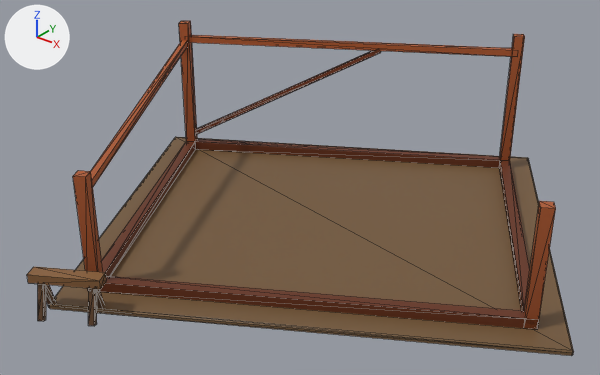
The glTF model art/models/site_large.glb: old version first, new version second.
The view is the same before and after, from a camera (50 mm lens) standing at (1.211, -1.638, 1.093) and looking at (-0.025, -0.093, 0.135). Every picture has the same lights, and +X, +Y and +Z are marked at upper left. The picture after the commit comes second. Mesh edges are drawn as thin lines. Vertices at exactly the same position are counted once.

The first picture shows 'site_large'.
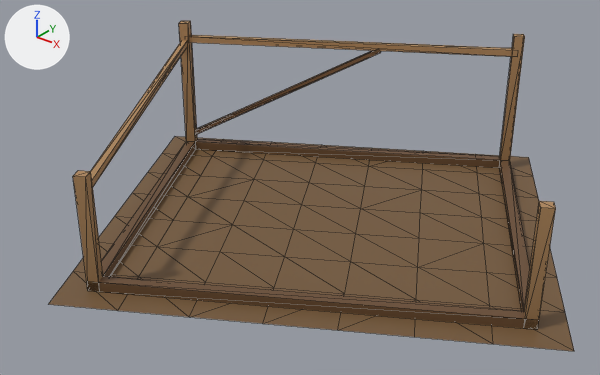
What the commit changed:
me_site_large is used by ob_site_large; location (0.0, 0.0, 0.0).
me_site_large had 128 vertices, 222 faces and spanned x -0.77..0.77, y -0.79..0.74, z 0.0..0.43.
me_site_large now has 132 vertices, 230 faces and spans x -0.77..0.77, y -0.74..0.74, z 0.01..0.43.
me_site_large part 1: the loose piece of 8 vertices spanning x -0.26..-0.23, y -0.76..-0.72, z 0.0..0.09 is deleted.
me_site_large part 2: the loose piece of 8 vertices spanning x -0.15..-0.11, y -0.73..-0.68, z 0.0..0.09 is deleted.
me_site_large part 3: the loose piece of 8 vertices spanning x -0.16..-0.13, y -0.7..-0.66, z 0.0..0.09 is deleted.
me_site_large part 4: the loose piece of 8 vertices spanning x -0.25..-0.22, y -0.79..-0.74, z 0.0..0.09 is deleted.
me_site_large part 5: the loose piece of 8 vertices spanning x -0.27..-0.11, y -0.78..-0.67, z 0.09..0.11 is deleted.
Part 6, on me_site_large:
16 vertices are removed from x -0.77..0.77, y -0.74..0.74, z 0.0..0.01.
36 faces are deleted.
24 vertices are added at x -0.62..0.47, y -0.57..0.49, z 0.01.
20 new vertices lie (0.15, 0.08, 0.0) away from vertices in x -0.62..0.47, y -0.57..0.49, z 0.01.
8 new vertices lie (0.07, -0.13, 0.0) away from vertices in x -0.18..0.62, y -0.53..0.74, z 0.01.
8 new vertices lie (-0.07, 0.13, 0.0) away from vertices in x -0.62..0.18, y -0.74..0.53, z 0.01.
104 new faces join them.
me_site_large part 7: 126 kept faces spanning x -0.67..0.67, y -0.65..0.65, z 0.01..0.43 get new vertex colours; the middle colour goes from brown #7b3a1b to brown #7f5c3b.

Location of each change, (x1, y1, x2, y2) in pixels of the pictures (600 x 375 px):
'site_large', reshaped
    before: (27, 21, 574, 356)
    after: (49, 21, 574, 351)
part 1 of me_site_large, deleted
    before: (45, 285, 56, 307)
part 2 of me_site_large, deleted
    before: (88, 288, 97, 326)
part 3 of me_site_large, deleted (mostly hidden)
    before: (97, 289, 105, 309)
part 4 of me_site_large, deleted
    before: (38, 284, 46, 321)
part 5 of me_site_large, deleted (brown)
    before: (27, 267, 107, 289)
part 6 of me_site_large, cut back
    before: (49, 137, 574, 356)
    after: (49, 136, 574, 351)
part 7 of me_site_large, recoloured
    both: (73, 21, 556, 330)
